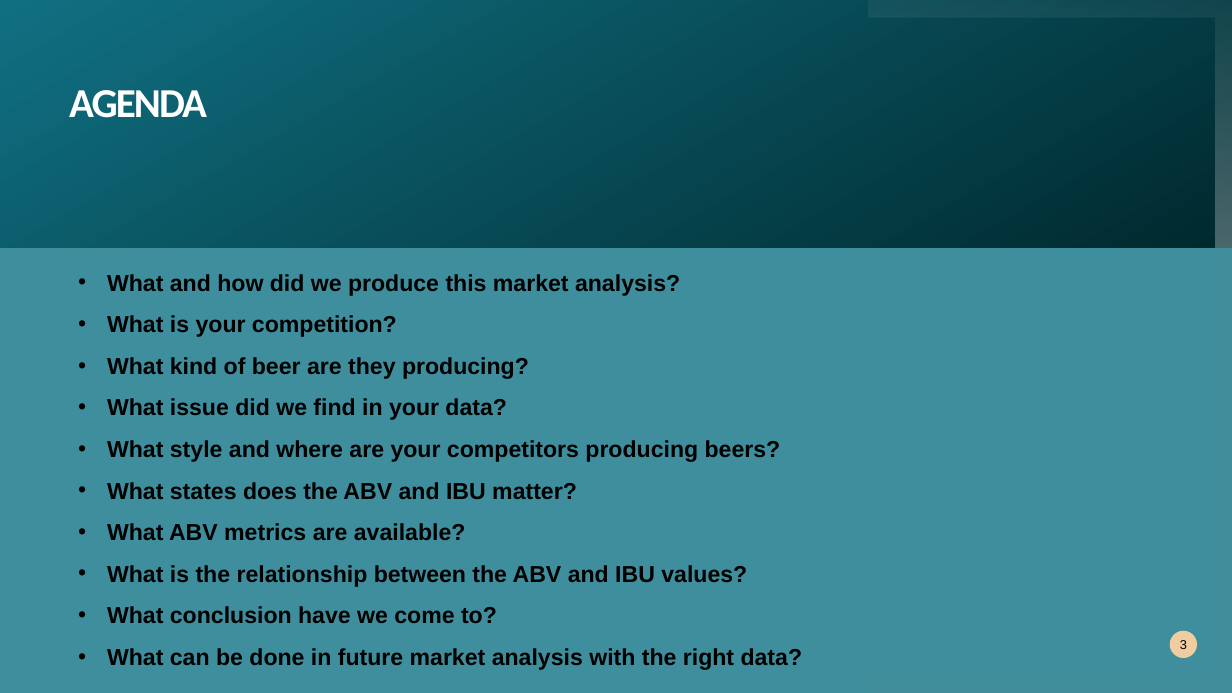
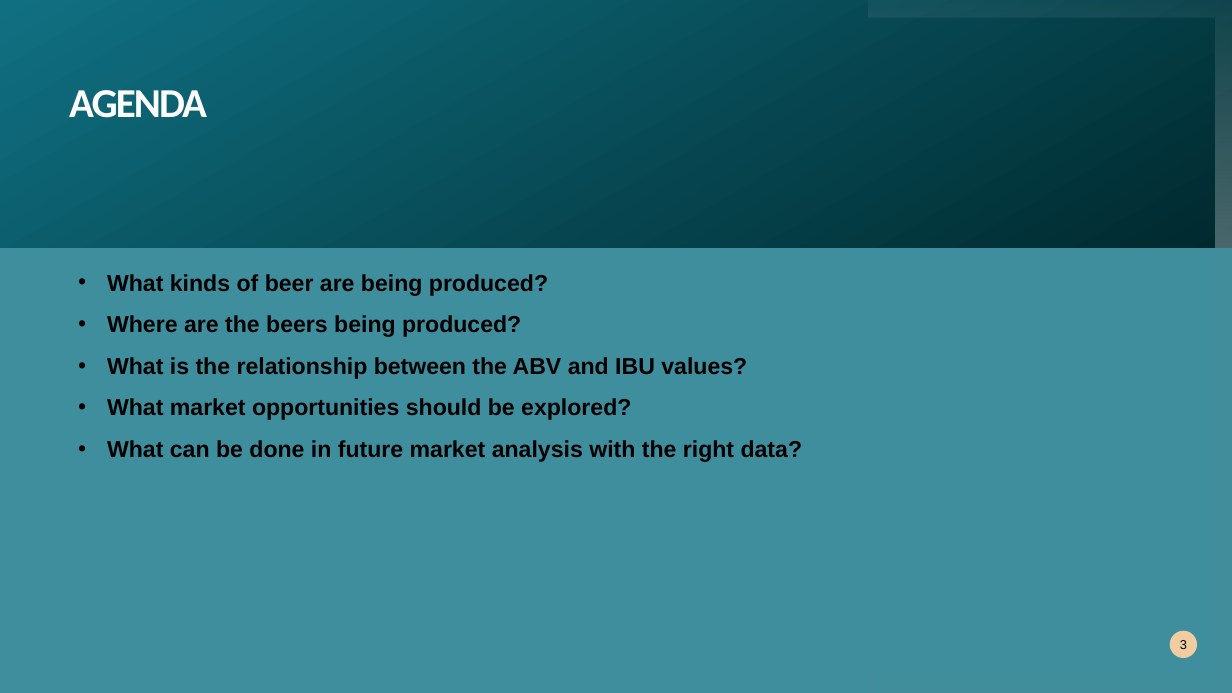
Before and after one commit to bjholmes23/msds6306-case-study-1, a slide deck: slide 3 of Visuals/Presentation.pptx. Drawn at 1232x693 pixels with LibreOffice and Linux fonts; fonts in the diff are those of the drawing. Boxes give left, top, right and bottom in pixels: in the first picture for what was removed or moved away, otherwise in the second. Text is boxed around its words. In the diff, an @@ line names an element or a change of style, - is before the commit and + after.

```diff
--- a/Visuals/Presentation.pptx
+++ b/Visuals/Presentation.pptx
@@ text at box(107, 274, 548, 337): text changed @@
-• What and how did we produce this market analysis?
-• What is your competition?
-• What kind of beer are they producing?
-• What issue did we find in your data?
-• What style and where are your competitors producing beers?
-• What states does the ABV and IBU matter?
-• What ABV metrics are available?
+• What kinds of beer are being produced?
+• Where are the beers being produced?
@@ text at box(107, 398, 631, 420): text changed @@
-• What conclusion have we come to?
+• What market opportunities should be explored?
```
Also in this commit, not shown: 2 other slides changed, 1 slide removed, 15 other files.
